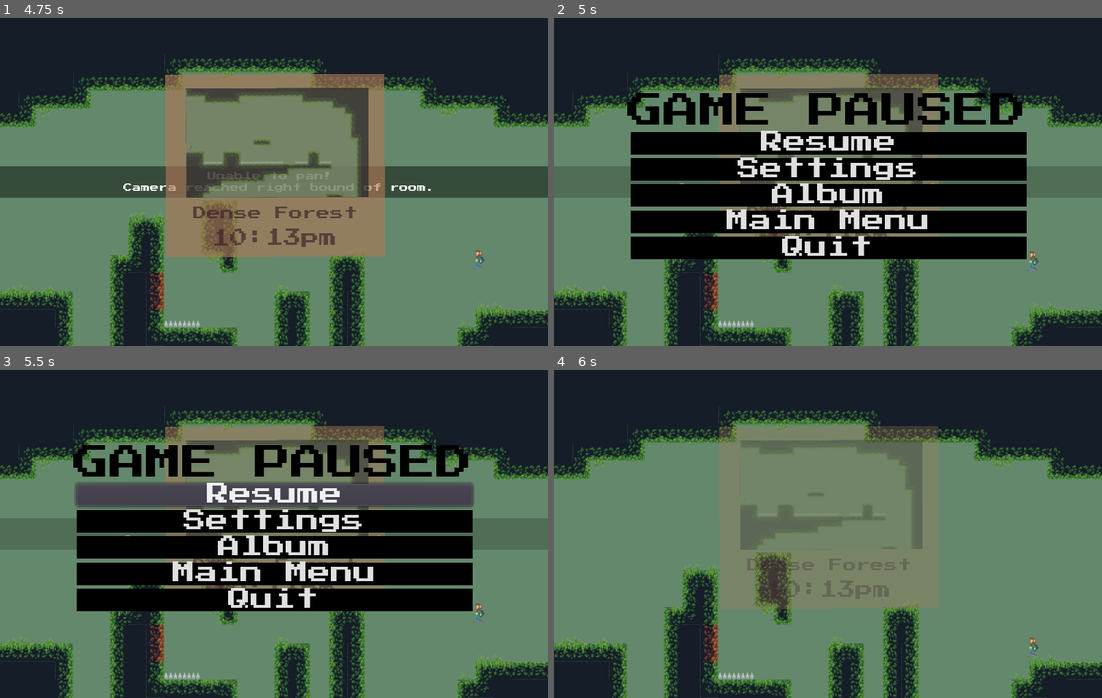
Above: before the commit, frames 1-4 (two rows, left to right).
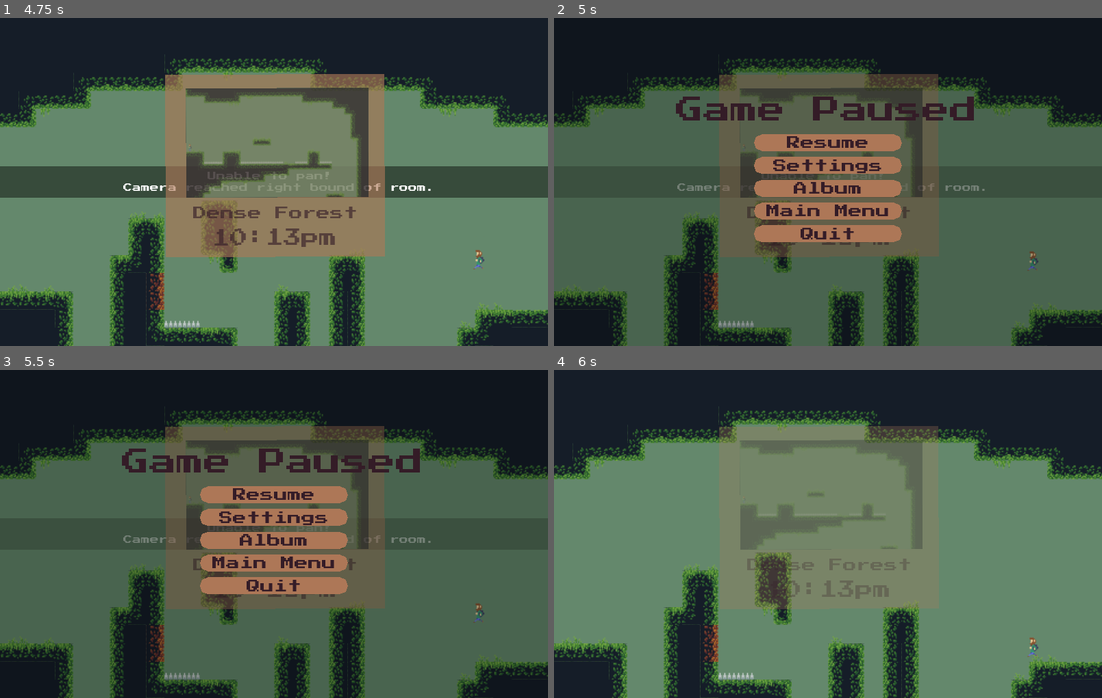
Above: after the commit, the same moments.

Repository: UHSGDC/Photographers-Hike
Game: Godot game, scene res://Game.tscn
The game is run twice, just before and just after one commit, with the same random seed, the same clock (stepped at 60 frames per second) and the same inputs. The engine's default icon, where the game draws it, is replaced by a stand-in: a white triangle on a blue panel in a dark square.
Inputs (mouse positions are in pixels of both pictures, inside the frame that each line leads up to):
- Up to frame 1 (4.75 s): click "Play" at 0.5 s; tap Enter at 1.25 s; move the mouse to (394, 165) at 1.27 s; hold Ctrl (interact) 1.28-2.03 s; hold Right (menu_right) 1.28-2.78 s; click (394, 165) at 1.42 s; tap Space (jump) at 1.52, 2.27, 3.77, 4.52 s; move the mouse to (164, 198) at 2.02 s; click (164, 198) at 2.1 s; move the mouse to (328, 109) at 2.77 s; hold A (left) 2.78-3.53 s; tap C (take_picture) at 2.85 s; move the mouse to (246, 247) at 3.52 s; hold Right (menu_right) from 3.53 s (still down); tap Ctrl (interact) at 3.6 s; click (246, 247) at 3.67 s; move the mouse to (438, 231) at 4.27 s; press the mouse at (438, 231) at 4.28 s
- Up to frame 2 (5 s): keep holding Right (menu_right); tap Tab (pause) at 4.9 s
- Up to frame 3 (5.5 s): move the mouse to (109, 484) at 5.02 s; release Right (menu_right) at 5.03 s; release the mouse at (109, 484) at 5.03 s; hold A (left) from 5.03 s (still down); tap C (take_picture) at 5.1 s; tap Space (jump) at 5.27 s
- Up to frame 4 (6 s): release A (left) at 5.75 s; click "Resume" at 5.75 s

Frame 1 is identical in both runs. In frame 2, 70% of the frame differs, in the area x 0-100%, y 12-100%; in frame 3, 68%; in frame 4, nothing differs.

Commit message:
Update PauseMenu.tscn

Diff:
--- a/PhotographersHike/Menus/PauseMenu.tscn
+++ b/PhotographersHike/Menus/PauseMenu.tscn
@@ -1,88 +1,74 @@
-[gd_scene load_steps=6 format=2]
+[gd_scene load_steps=5 format=2]
 
-[ext_resource path="res://Assets/Theme/PressStart2P-Regular.ttf" type="DynamicFontData" id=1]
+[ext_resource path="res://Assets/Theme/UITheme.tres" type="Theme" id=1]
 [ext_resource path="res://Menus/PauseMenu.gd" type="Script" id=2]
-
-[sub_resource type="DynamicFont" id=1]
-size = 32
-font_data = ExtResource( 1 )
-
-[sub_resource type="DynamicFont" id=2]
-size = 20
-font_data = ExtResource( 1 )
-
-[sub_resource type="StyleBoxFlat" id=3]
-bg_color = Color( 0, 0, 0, 1 )
+[ext_resource path="res://Assets/Theme/DefaultFont12.tres" type="DynamicFont" id=3]
+[ext_resource path="res://Assets/Theme/DefaultFont24.tres" type="DynamicFont" id=4]
 
 [node name="PauseMenu" type="Control"]
 pause_mode = 2
 margin_right = 480.0
 margin_bottom = 288.0
+theme = ExtResource( 1 )
 script = ExtResource( 2 )
 
 [node name="ColorRect" type="ColorRect" parent="."]
 margin_right = 480.0
 margin_bottom = 288.0
-color = Color( 0.0862745, 0.662745, 0.529412, 0 )
+color = Color( 0, 0, 0, 0.266667 )
 
-[node name="Label" type="Label" parent="ColorRect"]
+[node name="Title" type="Label" parent="ColorRect"]
 margin_top = 59.0
 margin_right = 478.0
 margin_bottom = 104.0
-custom_colors/font_color = Color( 0, 0, 0, 1 )
-custom_fonts/font = SubResource( 1 )
-text = "GAME PAUSED"
+custom_fonts/font = ExtResource( 4 )
+text = "Game Paused"
 align = 1
 valign = 1
 
 [node name="VBoxContainer" type="VBoxContainer" parent="ColorRect"]
-margin_left = 67.0
-margin_top = 100.0
-margin_right = 414.0
-margin_bottom = 192.0
+anchor_left = 0.5
+anchor_top = 0.5
+anchor_right = 0.5
+anchor_bottom = 0.5
+margin_left = -64.0
+margin_top = -40.0
+margin_right = 64.0
+margin_bottom = 52.0
+custom_constants/separation = 8
 
 [node name="Resume" type="Button" parent="ColorRect/VBoxContainer"]
-margin_right = 347.0
-margin_bottom = 20.0
-custom_colors/font_color_disabled = Color( 1, 1, 1, 1 )
-custom_fonts/font = SubResource( 2 )
-custom_styles/normal = SubResource( 3 )
+margin_right = 128.0
+margin_bottom = 12.0
+custom_fonts/font = ExtResource( 3 )
 text = "Resume"
 
 [node name="Settings" type="Button" parent="ColorRect/VBoxContainer"]
-margin_top = 24.0
-margin_right = 347.0
-margin_bottom = 44.0
-custom_colors/font_color_disabled = Color( 1, 1, 1, 1 )
-custom_fonts/font = SubResource( 2 )
-custom_styles/normal = SubResource( 3 )
+margin_top = 20.0
+margin_right = 128.0
+margin_bottom = 32.0
+custom_fonts/font = ExtResource( 3 )
 text = "Settings"
 
 [node name="Album" type="Button" parent="ColorRect/VBoxContainer"]
-margin_top = 48.0
-margin_right = 347.0
-margin_bottom = 68.0
-custom_colors/font_color_disabled = Color( 1, 1, 1, 1 )
-custom_fonts/font = SubResource( 2 )
-custom_styles/normal = SubResource( 3 )
+margin_top = 40.0
+margin_right = 128.0
+margin_bottom = 52.0
+custom_fonts/font = ExtResource( 3 )
 text = "Album"
 
 [node name="Menu" type="Button" parent="ColorRect/VBoxContainer"]
-margin_top = 72.0
-margin_right = 347.0
-margin_bottom = 92.0
-custom_colors/font_color_disabled = Color( 1, 1, 1, 1 )
-custom_fonts/font = SubResource( 2 )
-custom_styles/normal = SubResource( 3 )
+margin_top = 60.0
+margin_right = 128.0
+margin_bottom = 72.0
+custom_fonts/font = ExtResource( 3 )
 text = "Main Menu"
 
 [node name="Quit" type="Button" parent="ColorRect/VBoxContainer"]
-margin_top = 96.0
-margin_right = 347.0
-margin_bottom = 116.0
-custom_colors/font_color_disabled = Color( 1, 1, 1, 1 )
-custom_fonts/font = SubResource( 2 )
-custom_styles/normal = SubResource( 3 )
+margin_top = 80.0
+margin_right = 128.0
+margin_bottom = 92.0
+custom_fonts/font = ExtResource( 3 )
 text = "Quit"
 
 [connection signal="pressed" from="ColorRect/VBoxContainer/Resume" to="." method="_on_Resume_pressed"]
